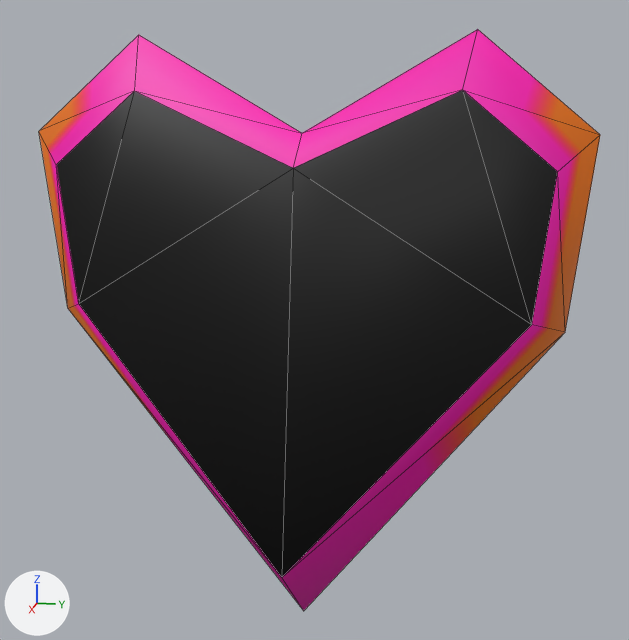
The OBJ model src/models/gui/heart_p3.obj as it was, and as the next commit left it.
Before and after are seen from a 50 mm camera at (33.9, 7.3, 7.8) aimed at (1.5, 0.8, -0.3). Every picture has the same lights, and +X, +Y and +Z are marked at lower left. Mesh edges are drawn as thin lines. Where no turn or scale is listed for an object, it has been applied to the vertices.

Names of what the first picture shows: 'heart_p3'.
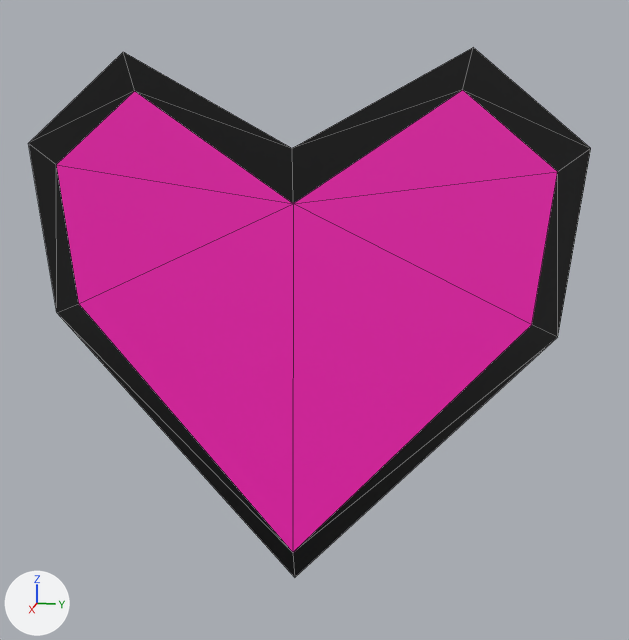
What changed in the scene script:
```text
Change me_heart_p3:
    used by ob_heart_p3; location = (0.0, 0.0, 0.0)
    remove me_heart_p3.from_pydata(...)  # 16 vertices, 22 faces; spans x 0.0..4.1, y -11.1..11.1, z -14.0..10.5
    add me_heart_p3.from_pydata(...)  # 16 vertices, 22 faces; spans x 1.7..2.1, y -10.6..10.6, z -11.3..9.8
    me_heart_p3 part 1
    me_heart_p3.vertices[0].co: (0.0, -10.4, -0.6) -> (1.8, -9.9, -0.4)  # pixel (67, 308) -> pixel (56, 312)
    me_heart_p3.vertices[4].co: (0.0, -11.1, 6.8) -> (1.8, -10.6, 6.4)  # pixel (38, 131) -> pixel (28, 143)
    me_heart_p3.vertices[5].co: (0.0, -6.5, 10.5) -> (1.8, -6.5, 9.8)  # pixel (138, 34) -> pixel (123, 51)
    me_heart_p3.vertices[6].co: (0.0, 10.4, -0.6) -> (1.8, 9.9, -0.4)  # pixel (565, 332) -> pixel (557, 337)
    me_heart_p3.vertices[8].co: (1.7, 0.0, 5.6) -> (1.7, 0.0, 4.3)  # pixel (293, 168) -> pixel (293, 203)
    me_heart_p3.vertices[9].co: (4.1, 0.0, -10.0) -> (2.1, 0.0, -10.0)  # pixel (281, 577) -> pixel (292, 552)
    me_heart_p3.vertices[12].co: (0.0, 0.0, 6.8) -> (1.8, 0.0, 6.3)  # pixel (302, 133) -> pixel (292, 148)
    me_heart_p3.vertices[13].co: (0.0, 0.0, -14.0) -> (1.8, 0.0, -11.3)  # pixel (303, 611) -> pixel (294, 577)
    me_heart_p3.vertices[14].co: (0.0, 11.1, 6.8) -> (1.8, 10.6, 6.4)  # pixel (600, 134) -> pixel (590, 148)
    me_heart_p3.vertices[15].co: (0.0, 6.5, 10.5) -> (1.8, 6.5, 9.8)  # pixel (477, 29) -> pixel (473, 47)
    me_heart_p3 part 2: the surface is now shaded flat
```

What differs and where, as boxes (x1, y1, x2, y2) in the pictures (629 x 640 px; the box of a moved part takes in the faces that stretch with it):
'heart_p3', reshaped (9% shorter)
    before: (39, 29, 600, 611)
    after: (28, 47, 591, 577)
part 1 of me_heart_p3, moved or reshaped
    before: (39, 29, 600, 611)
    after: (28, 47, 591, 577)
